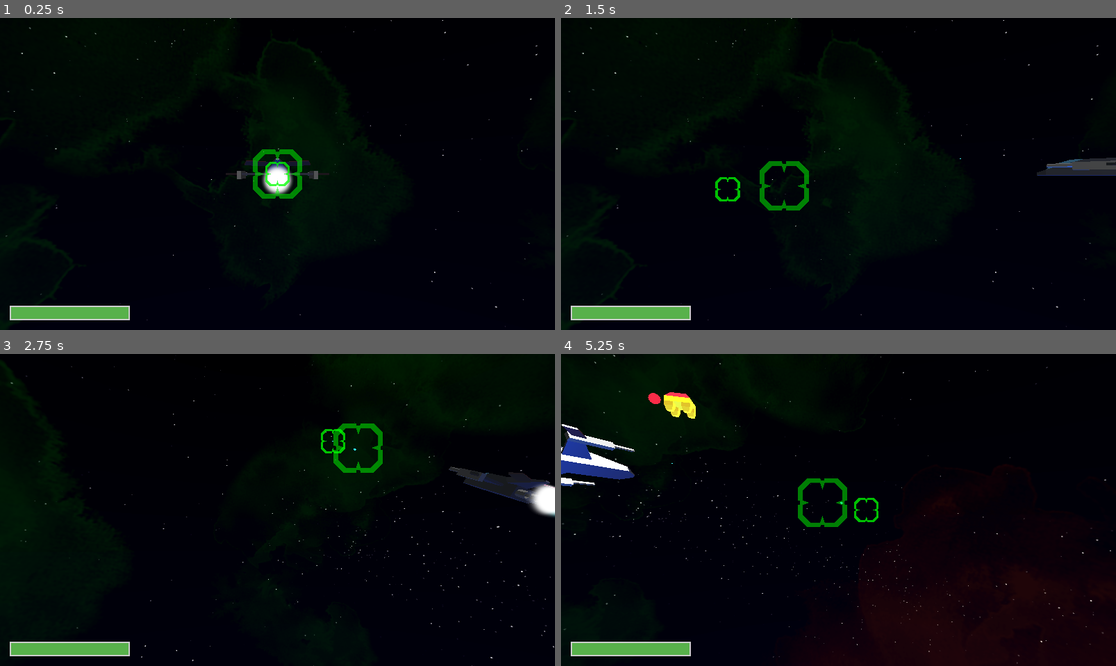
Above: before the commit, frames 1-4 (two rows, left to right).
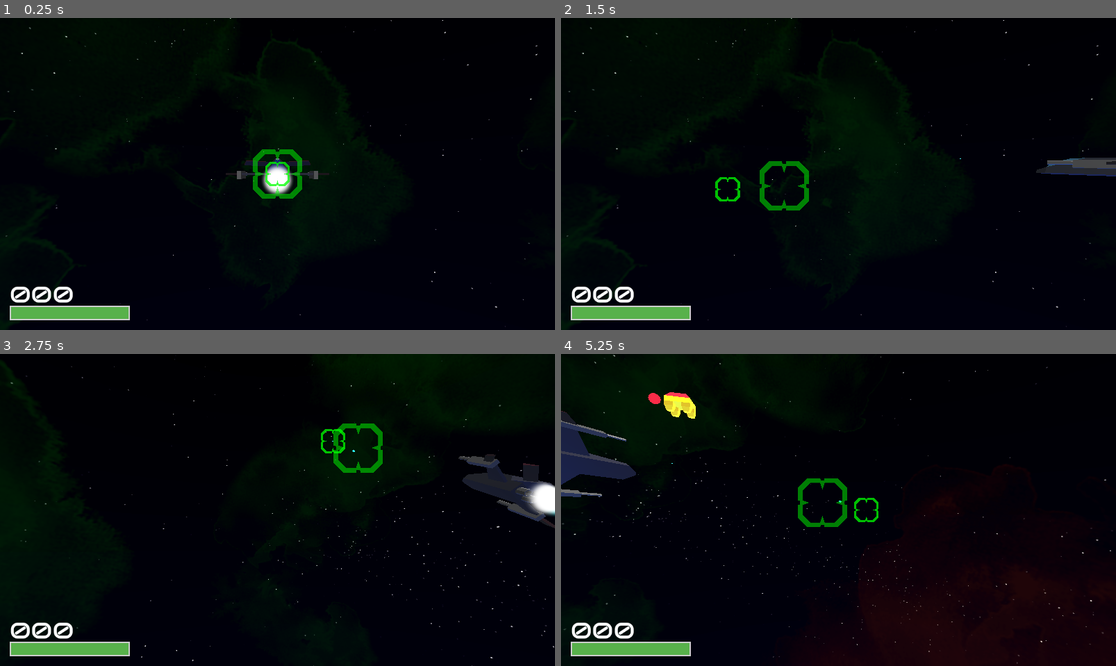
Above: after the commit, the same moments.

Repository: KettLovahr/COSMOSTRIDE
Game: Godot game, scene res://Scenes/MainScene/MainScene.tscn
The game is run twice, just before and just after one commit, with the same random seed, the same clock (stepped at 60 frames per second) and the same inputs.
Inputs (mouse positions are in pixels of both pictures, inside the frame that each line leads up to):
- Up to frame 1 (0.25 s): no input
- Up to frame 2 (1.5 s): tap Enter at 0.5 s; move the mouse to (960, 158) at 0.52 s; press the mouse at (960, 158) at 0.53 s; hold D (move_right) 0.53-1.28 s; move the mouse to (727, 189) at 1.27 s; release the mouse at (727, 189) at 1.28 s; hold A (move_left) from 1.28 s (still down); tap W (move_ascend) at 1.35 s
- Up to frame 3 (2.75 s): click (166, 525) at 1.55 s; move the mouse to (333, 441) at 2.02 s; release A (move_left) at 2.03 s; press the mouse at (333, 441) at 2.03 s; hold D (move_right) from 2.03 s (still down)
- Up to frame 4 (5.25 s): move the mouse to (810, 572) at 2.77 s; release the mouse at (810, 572) at 2.78 s; click (810, 572) at 2.85 s; move the mouse to (1005, 556) at 3.52 s; release D (move_right) at 3.53 s; press the mouse at (1005, 556) at 3.53 s; hold A (move_left) from 3.53 s (still down); tap W (move_ascend) at 3.6 s; move the mouse to (672, 463) at 4.27 s; release the mouse at (672, 463) at 4.28 s; click (672, 463) at 4.35 s; move the mouse to (866, 510) at 5.02 s; press the mouse at (866, 510) at 5.03 s

The runs differ from the first frame. In frame 1, 0.4% of the frame differs, in the area x 1-14%, y 85-92%; in frame 2, 0.7%; in frame 3, 1.6%; in frame 4, 2.1%, in the area x 0-51%, y 18-92%.

Commit message:
Score system

Diff:
--- a/Scenes/Enemies/BasicEnemy.tscn
+++ b/Scenes/Enemies/BasicEnemy.tscn
@@ -4,7 +4,7 @@
 [ext_resource type="PackedScene" uid="uid://cwdgdguu0od85" path="res://Scenes/Enemies/BasicEnemyModel.glb" id="2_es8rh"]
 [ext_resource type="PackedScene" uid="uid://duexvq4xpte8q" path="res://Scenes/Enemies/Explosion.tscn" id="2_ymt2p"]
 [ext_resource type="PackedScene" uid="uid://cmxdhaqmhqmhy" path="res://Scenes/Enemies/EnemyBullet.tscn" id="3_ja48k"]
-[ext_resource type="AudioStream" uid="uid://cjnfb2yg3icno" path="res://Scenes/Enemies/Hit.wav" id="3_rbeau"]
+[ext_resource type="AudioStream" uid="uid://cjnfb2yg3icno" path="res://Assets/Hit.wav" id="5_oytor"]
 
 [sub_resource type="SphereShape3D" id="SphereShape3D_wco26"]
 radius = 1.0
@@ -65,7 +65,7 @@
 }
 
 [node name="HitSound" type="AudioStreamPlayer3D" parent="."]
-stream = ExtResource("3_rbeau")
+stream = ExtResource("5_oytor")
 
 [node name="Timer" type="Timer" parent="."]
 wait_time = 2.0
--- a/Scenes/Enemies/EnemyBullet.tscn
+++ b/Scenes/Enemies/EnemyBullet.tscn
@@ -1,7 +1,7 @@
 [gd_scene load_steps=6 format=3 uid="uid://cmxdhaqmhqmhy"]
 
 [ext_resource type="Script" path="res://Scenes/Enemies/EnemyBullet.gd" id="1_1or11"]
-[ext_resource type="AudioStream" uid="uid://vrvc4w67fnqg" path="res://Scenes/Player/Shoot.wav" id="2_1hnmd"]
+[ext_resource type="AudioStream" uid="uid://vrvc4w67fnqg" path="res://Assets/Shoot.wav" id="2_n00l0"]
 
 [sub_resource type="StandardMaterial3D" id="StandardMaterial3D_umglj"]
 shading_mode = 0
@@ -29,7 +29,7 @@
 autostart = true
 
 [node name="AudioStreamPlayer3D" type="AudioStreamPlayer3D" parent="."]
-stream = ExtResource("2_1hnmd")
+stream = ExtResource("2_n00l0")
 
 [node name="CollisionShape3D" type="CollisionShape3D" parent="."]
 transform = Transform3D(1, 4.37114e-08, 1.91069e-15, 0, -4.37114e-08, 1, 4.37114e-08, -1, -4.37114e-08, 0, 0, 0)
--- a/Scenes/Enemies/EnemyScript.gd
+++ b/Scenes/Enemies/EnemyScript.gd
@@ -3,11 +3,13 @@
 
 @export var explosion_scene: PackedScene
 @export var bullet_scene: PackedScene
-signal hit
+signal hit(kill: bool, score: int)
+
+var value: int = 3
 
 @export var hit_points: int = 3:
 	set(v):
-		hit.emit()
+		hit.emit(v == 0, value)
 		$HitSound.play()
 		hit_points = v
 		if hit_points == 0:
--- a/Scenes/Enemies/Explosion.tscn
+++ b/Scenes/Enemies/Explosion.tscn
@@ -1,6 +1,6 @@
 [gd_scene load_steps=7 format=3 uid="uid://duexvq4xpte8q"]
 
-[ext_resource type="AudioStream" uid="uid://cyoeilu4w4g3e" path="res://Scenes/Enemies/Kill.wav" id="1_cb444"]
+[ext_resource type="AudioStream" uid="uid://cyoeilu4w4g3e" path="res://Assets/Kill.wav" id="1_cb444"]
 
 [sub_resource type="Curve" id="Curve_1h4f8"]
 _data = [Vector2(0, 1), 0.0, 0.0, 0, 0, Vector2(0.621053, 1), 0.0, 0.0, 0, 0, Vector2(1, 0), -3.24211, 0.0, 0, 0]
--- a/Scenes/Player/Bullet.gd
+++ b/Scenes/Player/Bullet.gd
@@ -1,13 +1,15 @@
 extends Area3D
+class_name Bullet
 
 const SPEED = 1.0
 
 var target: Vector3
 
+signal hit(kill: bool, score: int)
 
 # Called when the node enters the scene tree for the first time.
 func _ready():
-	pass # Replace with function body.
+	$AudioStreamPlayer3D.pitch_scale *= randf_range(0.5, 0.8)
 
 
 # Called every frame. 'delta' is the elapsed time since the previous frame.
@@ -18,8 +20,12 @@
 func _on_timer_timeout():
 	queue_free()
 
+func _on_enemy_hit(kill: bool, score: int):
+	hit.emit(kill, score)
+
 
 func _on_body_entered(body):
 	if body is Enemy:
+		body.hit.connect(_on_enemy_hit)
 		body.hit_points -= 1
 		queue_free()
--- a/Scenes/Player/Bullet.tscn
+++ b/Scenes/Player/Bullet.tscn
@@ -1,7 +1,7 @@
 [gd_scene load_steps=6 format=3 uid="uid://d3qumpf4va2p"]
 
 [ext_resource type="Script" path="res://Scenes/Player/Bullet.gd" id="1_x4o28"]
-[ext_resource type="AudioStream" uid="uid://vrvc4w67fnqg" path="res://Scenes/Player/Shoot.wav" id="2_e0x4r"]
+[ext_resource type="AudioStream" uid="uid://vrvc4w67fnqg" path="res://Assets/Shoot.wav" id="2_46ge1"]
 
 [sub_resource type="StandardMaterial3D" id="StandardMaterial3D_3e1ka"]
 shading_mode = 0
@@ -30,7 +30,7 @@
 autostart = true
 
 [node name="AudioStreamPlayer3D" type="AudioStreamPlayer3D" parent="."]
-stream = ExtResource("2_e0x4r")
+stream = ExtResource("2_46ge1")
 autoplay = true
 
 [node name="CollisionShape3D" type="CollisionShape3D" parent="."]
--- a/Scenes/Player/Player.gd
+++ b/Scenes/Player/Player.gd
@@ -4,6 +4,11 @@
 
 var can_shoot: bool = true
 var gun_delay: float = 0.25
+
+var score: int = 0:
+	set(v):
+		score = v
+		$HUDLayer/HudRoot/ScoreLabel.text = "%03d" % (score)
 
 signal health_changed(cur_health: int, max_health: int)
 
@@ -48,16 +53,20 @@
 
 	$PlayerController.look_at(world_cursor_pos)
 	if Input.is_action_pressed("move_shoot") and can_shoot:
-		var b: Node3D = bullet_scene.instantiate()
+		var b: Bullet = bullet_scene.instantiate()
 		#b.top_level = true
 		b.target = to_local(world_cursor_pos)
 		add_child(b)
 		b.global_position = self.guns[current_gun].global_position
 		b.global_rotation = $PlayerController.global_rotation
+		b.hit.connect(_on_bullet_hit)
 		can_shoot = false
 		$ShootDelay.start(gun_delay)
 
 
+func _on_bullet_hit(kill, score):
+	if kill:
+		self.score += score
 
 func _on_shoot_delay_timeout():
 	can_shoot = true
--- a/Scenes/Player/Player.tscn
+++ b/Scenes/Player/Player.tscn
@@ -1,13 +1,14 @@
-[gd_scene load_steps=19 format=3 uid="uid://54blxns7gun0"]
+[gd_scene load_steps=20 format=3 uid="uid://54blxns7gun0"]
 
 [ext_resource type="Script" path="res://Scenes/Player/Player.gd" id="1_1syx5"]
 [ext_resource type="PackedScene" uid="uid://dr0sx7dwfnqy0" path="res://Scenes/Player/PlayerModel.glb" id="1_5jc7j"]
 [ext_resource type="Script" path="res://Scenes/Player/PlayerController.gd" id="1_8go8n"]
 [ext_resource type="PackedScene" uid="uid://d3qumpf4va2p" path="res://Scenes/Player/Bullet.tscn" id="2_uv341"]
 [ext_resource type="Shader" path="res://Scenes/Player/RocketFire.gdshader" id="3_h0uvm"]
-[ext_resource type="Texture2D" uid="uid://dx4hmcjynaife" path="res://Scenes/Player/reticle.png" id="5_yy6cx"]
+[ext_resource type="Texture2D" uid="uid://dx4hmcjynaife" path="res://Assets/reticle.png" id="6_g2yg7"]
 [ext_resource type="Script" path="res://Scenes/Player/HudRoot.gd" id="7_lvghx"]
-[ext_resource type="AudioStream" uid="uid://bm2lllnr8m680" path="res://loop.wav" id="8_8njq0"]
+[ext_resource type="AudioStream" uid="uid://bm2lllnr8m680" path="res://Assets/loop.wav" id="8_l6321"]
+[ext_resource type="FontFile" uid="uid://cjlgevbwecirh" path="res://Assets/Audiowide-Regular.ttf" id="8_svgew"]
 
 [sub_resource type="BoxShape3D" id="BoxShape3D_o723b"]
 size = Vector3(0.550015, 0.219379, 1.14555)
@@ -93,12 +94,12 @@
 [node name="ReticleOuter" type="Sprite2D" parent="."]
 modulate = Color(1, 1, 1, 0.498039)
 scale = Vector2(0.2, 0.2)
-texture = ExtResource("5_yy6cx")
+texture = ExtResource("6_g2yg7")
 
 [node name="ReticleInner" type="Sprite2D" parent="."]
 modulate = Color(1, 1, 1, 0.752941)
 scale = Vector2(0.1, 0.1)
-texture = ExtResource("5_yy6cx")
+texture = ExtResource("6_g2yg7")
 
 [node name="ShootDelay" type="Timer" parent="."]
 wait_time = 0.6
@@ -130,10 +131,24 @@
 value = 1.0
 show_percentage = false
 
+[node name="ScoreLabel" type="Label" parent="HUDLayer/HudRoot"]
+layout_mode = 1
+anchors_preset = 2
+anchor_top = 1.0
+anchor_bottom = 1.0
+offset_left = 20.0
+offset_top = -105.0
+offset_right = 152.0
+offset_bottom = -40.0
+grow_vertical = 0
+theme_override_fonts/font = ExtResource("8_svgew")
+theme_override_font_sizes/font_size = 48
+text = "000"
+
 [node name="Music" type="Node" parent="."]
 
 [node name="Bass" type="AudioStreamPlayer" parent="Music"]
-stream = ExtResource("8_8njq0")
+stream = ExtResource("8_l6321")
 autoplay = true
 bus = &"Music"
 
--- a/Scenes/Player/PlayerController.gd
+++ b/Scenes/Player/PlayerController.gd
@@ -22,8 +22,8 @@
 	velocity.x = lerp(velocity.x, 0.0, 0.05)
 	velocity.y = lerp(velocity.y, 0.0, 0.05)
 
-	display_direction.z = lerp(display_direction.z, -(input_dir.x) * 30.0, 0.05)
-	display_direction.x = lerp(display_direction.x, (input_dir.y) * 30.0, 0.05)
+	display_direction.z = lerp(display_direction.z, -(input_dir.x) * 60.0, 0.05)
+	display_direction.x = lerp(display_direction.x, (input_dir.y) * 60.0, 0.05)
 
 	position += Vector3(velocity.x, velocity.y, 0) * delta
 	position = position.clamp(Vector3(-range.x, -range.y, 0), Vector3(range.x, range.y, 0))
Binary file added: Assets/Audiowide-Regular.ttf
Not shown, added: Assets/Audiowide-Regular.ttf.import
Not shown, changed: Assets/Hit.wav.import
Not shown, changed: Assets/Kill.wav.import
Not shown, changed: Assets/Shoot.wav.import
Not shown, changed: Assets/loop.wav.import
Renamed: Scenes/Player/reticle.png -> Assets/reticle.png
Not shown, changed: Assets/reticle.png.import
Not shown, added: Assets/Hit.wav
Not shown, added: Assets/Kill.wav
Not shown, added: Assets/Shoot.wav
Not shown, added: Assets/loop.wav
